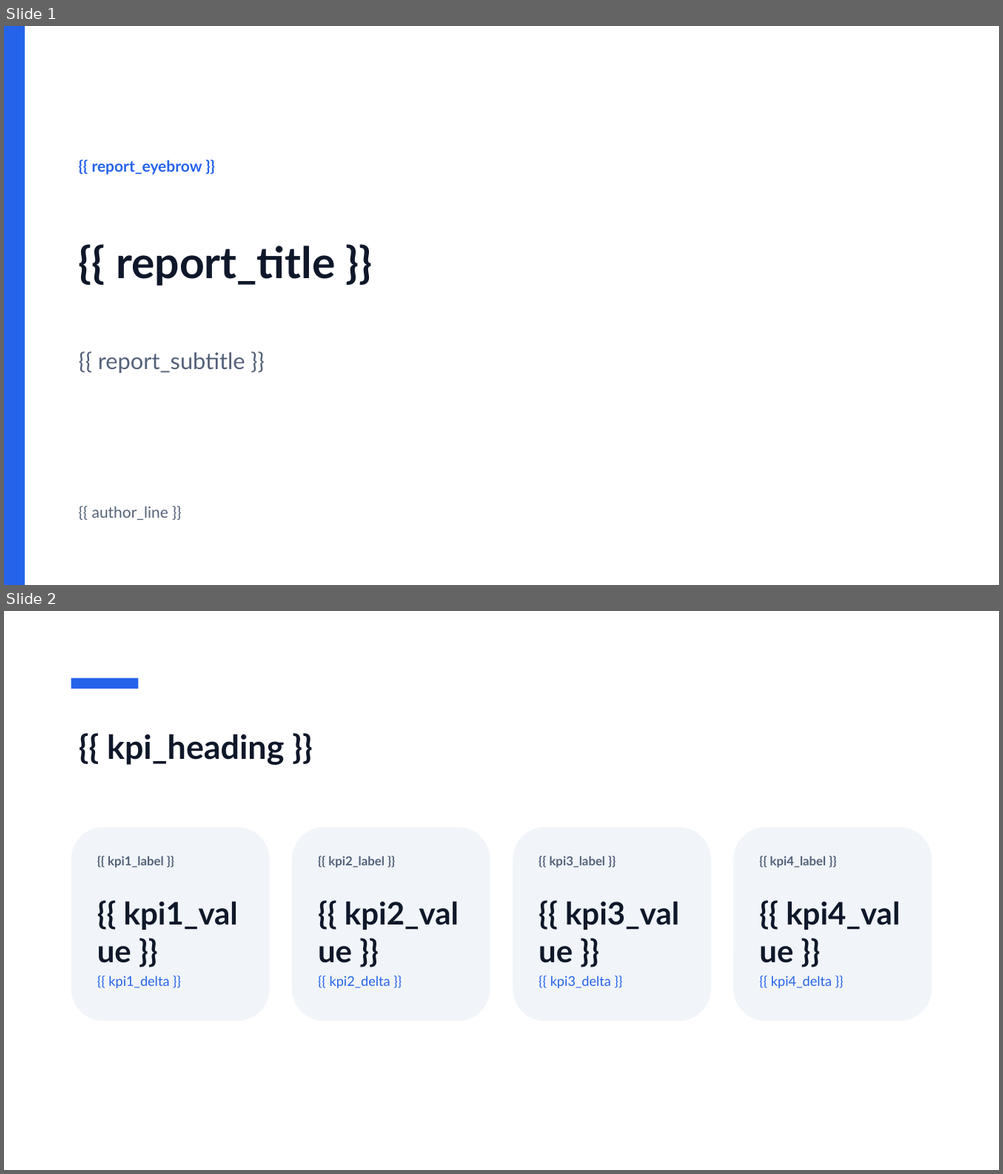
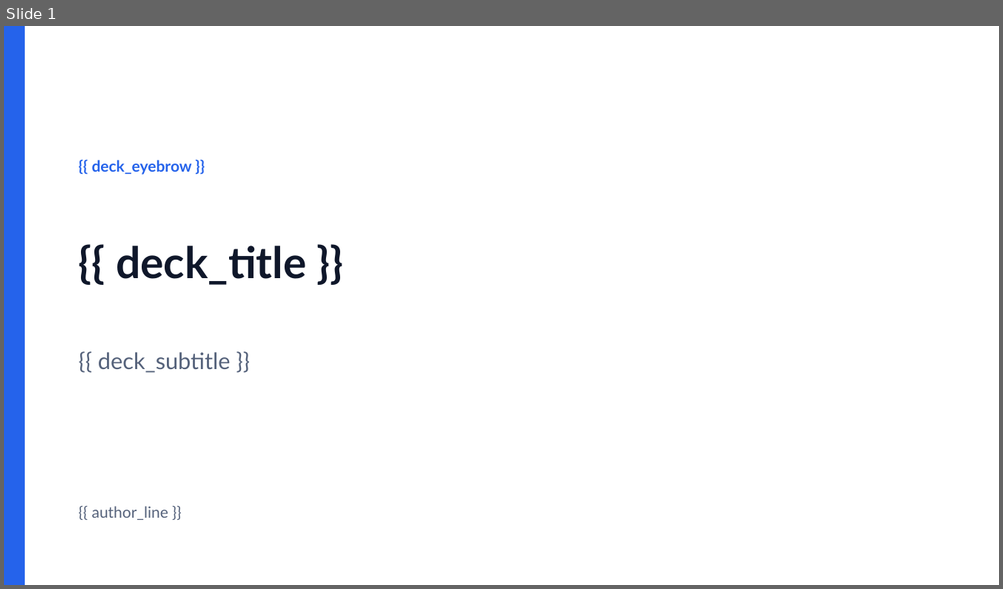
Before and after one commit to DolfusNegunda/doc_skills, a slide deck: building-document-templates/registry/_builtin/exec_update/template.pptx. Shown one above the other, each under a label of ours: slides 1 and 2 before the commit, slide 1 after it. The pictures are 1003x1174 and 1003x589 pixels, drawn with LibreOffice and Linux fonts; fonts in the diff are those of the drawing. Boxes give left, top, right and bottom in pixels: in the first picture for what was removed or moved away, otherwise in the second. Text is boxed around its words. In the diff, an @@ line names an element or a change of style, - is before the commit and + after.

```diff
--- a/building-document-templates/registry/_builtin/exec_update/template.pptx
+++ b/building-document-templates/registry/_builtin/exec_update/template.pptx
@@ slide 2 removed at (4,611,999,1170), background #FFFFFF @@
@@ rectangle removed at (71,678,138,689) @@
@@ title removed at (107,734,284,765) @@
-{{ kpi_heading }}
@@ rounded rectangle removed at (71,827,270,1022) @@
@@ rounded rectangle removed at (292,827,490,1022) @@
@@ rounded rectangle removed at (513,827,711,1022) @@
@@ rounded rectangle removed at (733,827,931,1022) @@
@@ text removed at (108,856,164,868) @@
-{{ kpi1_label }}
@@ text removed at (328,856,384,868) @@
-{{ kpi2_label }}
@@ text removed at (549,856,606,868) @@
-{{ kpi3_label }}
@@ text removed at (770,856,826,868) @@
-{{ kpi4_label }}
@@ text removed at (124,901,238,930) @@
-{{ kpi1_value }}
@@ text removed at (344,901,458,930) @@
-{{ kpi2_value }}
@@ text removed at (565,901,679,930) @@
-{{ kpi3_value }}
@@ text removed at (785,901,899,930) @@
-{{ kpi4_value }}
@@ text removed at (108,976,169,988) @@
-{{ kpi1_delta }}
@@ text removed at (330,976,390,988) @@
-{{ kpi2_delta }}
@@ text removed at (550,976,611,988) @@
-{{ kpi3_delta }}
@@ text removed at (771,976,831,988) @@
-{{ kpi4_delta }}
@@ slide 1 changed as well @@
@@ text at (92,160,192,175): text changed @@
-{{ report_eyebrow }}
+{{ deck_eyebrow }}
@@ title at (116,246,307,285): text changed @@
-{{ report_title }}
+{{ deck_title }}
@@ text at (98,352,230,373): text changed @@
-{{ report_subtitle }}
+{{ deck_subtitle }}
```
Also in this commit, not shown: 3 other slides changed, 10 slides added, 2 other slides removed, 13 other files.
